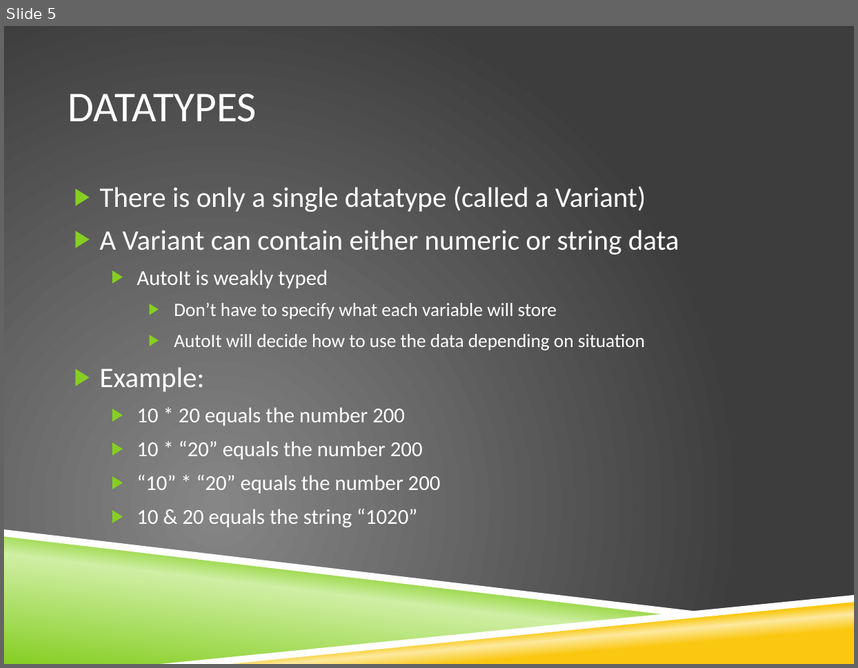
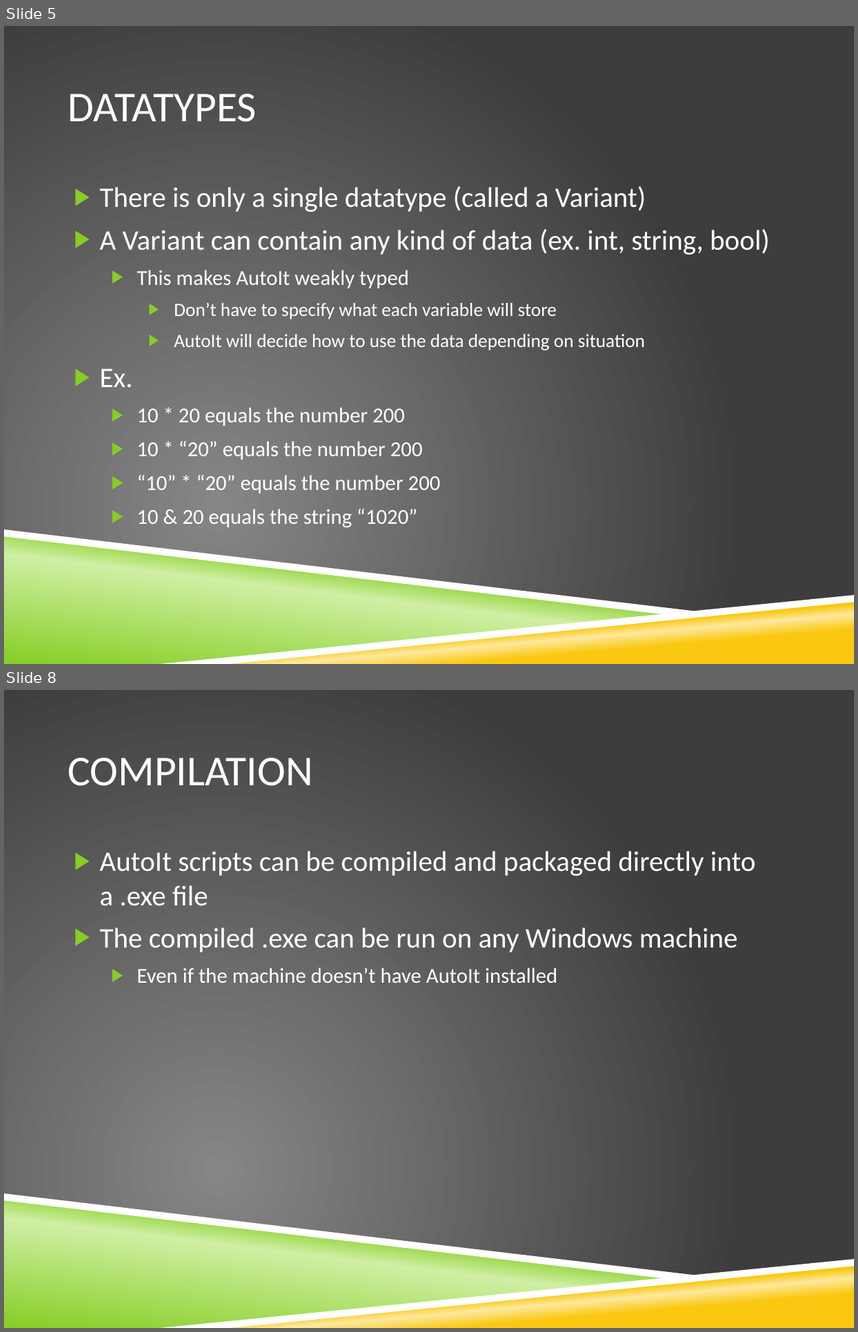
Before and after one commit to krobison/csci400_project, a slide deck: LanguageExplore.pptx. Shown one above the other, each under a label of ours: slide 5 before the commit, slides 5 and 8 after it; the slides between them are not shown. The pictures are 858x668 and 858x1332 pixels, drawn with LibreOffice and Linux fonts; fonts in the diff are those of the drawing; background and template pictures are left out. Boxes give left, top, right and bottom in pixels: in the first picture for what was removed or moved away, otherwise in the second. Text is boxed around its words. In the diff, an @@ line names an element or a change of style, - is before the commit and + after.

```diff
--- a/LanguageExplore.pptx
+++ b/LanguageExplore.pptx
@@ slide 8 added at bbox=[4, 690, 854, 1328], background picture (left out); not listed: 4 template elements that a slide beside it also shows @@
@@ title added at bbox=[67, 758, 313, 786], 36 pt, text #FFFFFF @@
+COMPILATION
@@ text added at bbox=[100, 851, 756, 983], 24 pt, text #FFFFFF @@
+▶ AutoIt scripts can be compiled and packaged directly into a .exe file
+▶ The compiled .exe can be run on any Windows machine
+  ▶ Even if the machine doesn’t have AutoIt installed
@@ slide 5 changed as well @@
@@ text at bbox=[100, 229, 770, 288]: text changed @@
-▶ A Variant can contain either numeric or string data
-  ▶ AutoIt is weakly typed
+▶ A Variant can contain any kind of data (ex. int, string, bool)
+  ▶ This makes AutoIt weakly typed
@@ text at bbox=[100, 368, 133, 387]: text changed @@
-▶ Example:
+▶ Ex.
```
Also in this commit, not shown: 4 other slides changed, 2 other slides added.
